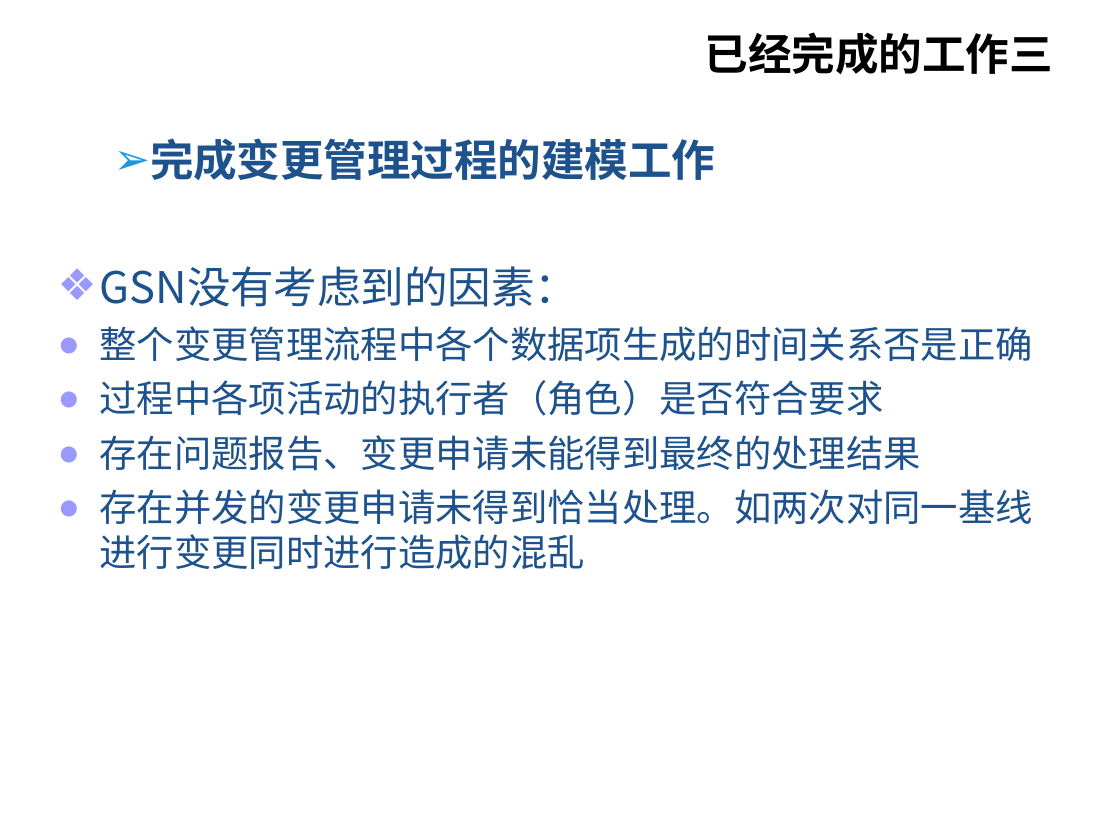
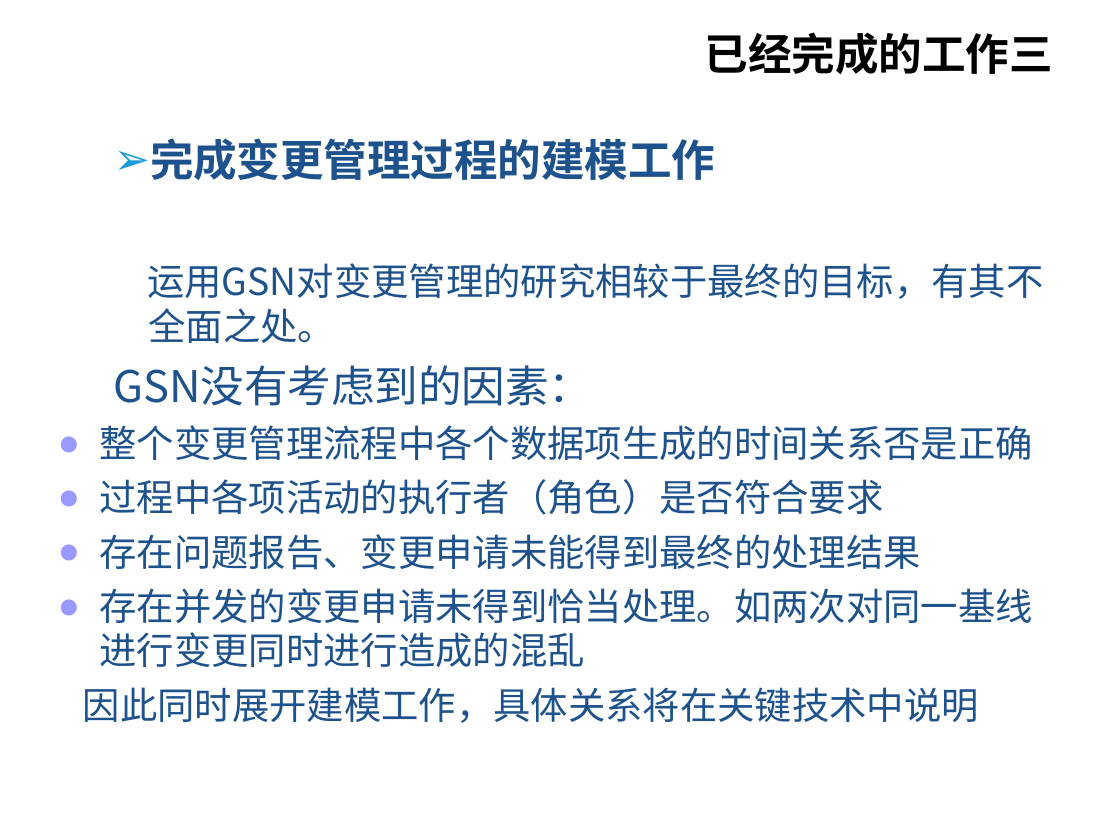
Before and after one commit to wangxydhc/for-graduate, a slide deck: slide 17 of paper/SY1506325_王鑫冶_中期检查报告.ppt. Drawn at 1120x840 pixels with LibreOffice and Linux fonts; fonts in the diff are those of the drawing; background and template pictures are left out. Boxes give left, top, right and bottom in pixels: in the first picture for what was removed or moved away, otherwise in the second. Text is boxed around its words. In the diff, an @@ line names an element or a change of style, - is before the commit and + after.

```diff
--- a/paper/SY1506325_王鑫冶_中期检查报告.ppt
+++ b/paper/SY1506325_王鑫冶_中期检查报告.ppt
@@ text at (x1=147, y1=263, x2=1043, y2=343): paragraph added @@
+  运用GSN对变更管理的研究相较于最终的目标，有其不全面之处。
@@ text at (x1=114, y1=365, x2=593, y2=406): bullet ❖ to none; list level 1 to 2 in "GSN没有考虑到的因素：" @@
@@ text at (x1=83, y1=687, x2=979, y2=723): paragraph added @@
+因此同时展开建模工作，具体关系将在关键技术中说明
```
Also in this commit, not shown: 10 other slides changed, 2 slides added, 1 other file.
